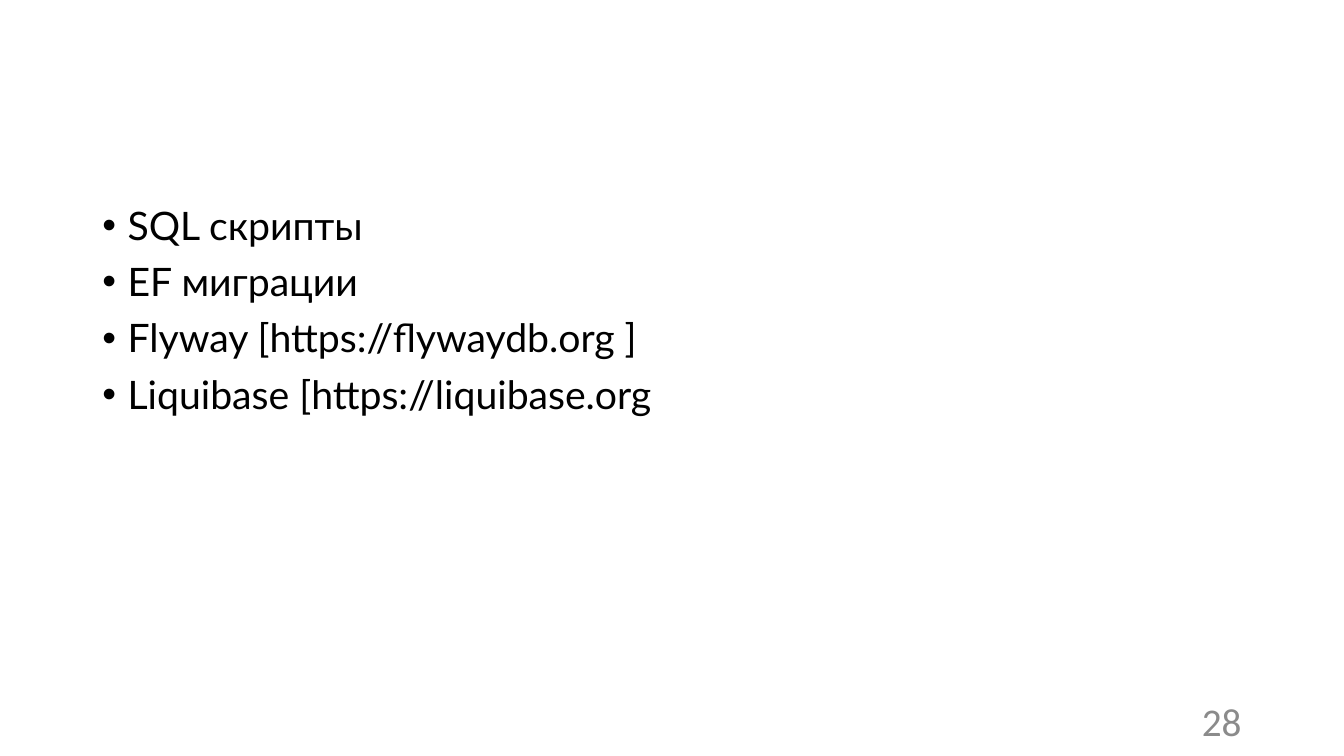
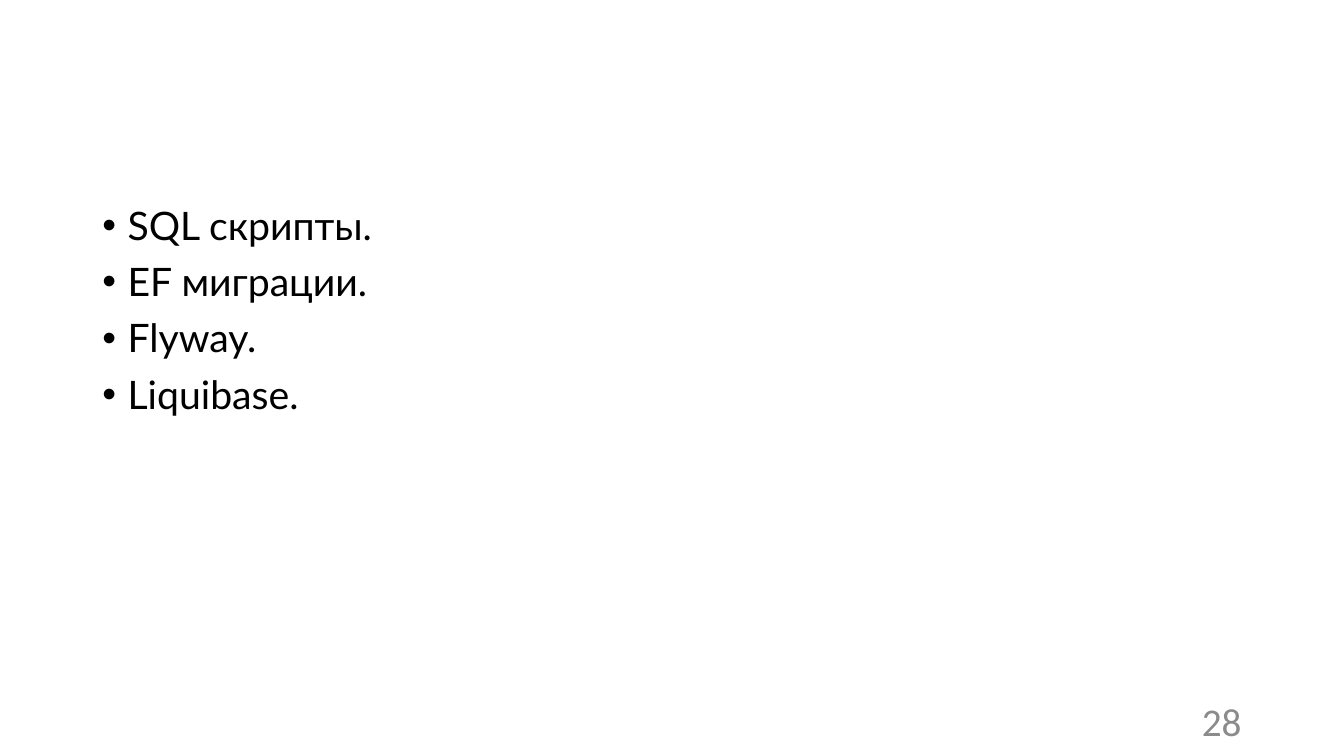
Before and after one commit to Sa1Gur/DbTest.Containers, a slide deck: slide 28 of DbaseTesting.pptx. Drawn at 1344x756 pixels with LibreOffice and Linux fonts; fonts in the diff are those of the drawing; background and template pictures are left out. Boxes give left, top, right and bottom in pixels: in the first picture for what was removed or moved away, otherwise in the second. Text is boxed around its words. In the diff, an @@ line names an element or a change of style, - is before the commit and + after.

```diff
--- a/DbaseTesting.pptx
+++ b/DbaseTesting.pptx
@@ text at [128, 211, 372, 416]: text changed @@
-• SQL скрипты
-• EF миграции
-• Flyway [https://flywaydb.org ]
-• Liquibase [https://liquibase.org
+• SQL скрипты.
+• EF миграции.
+• Flyway.
+• Liquibase.
```
Also in this commit, not shown: 15 other slides changed, 1 other file.
